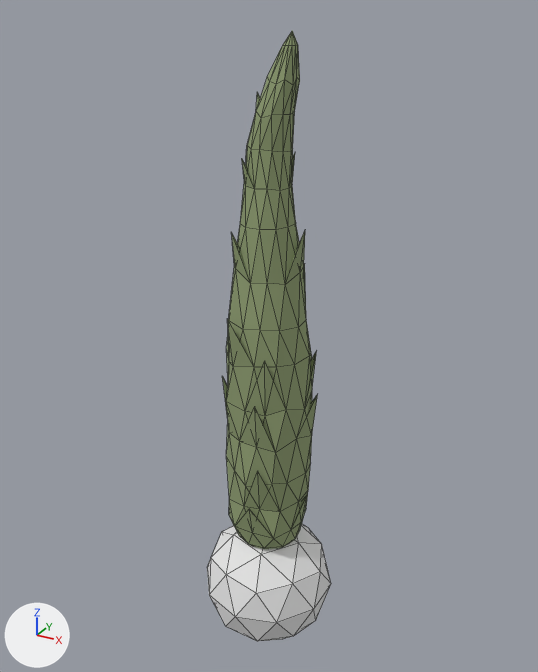
Two versions of the glTF model src/client/assets/props/islands/cypress.glb, one commit apart.
The view is the same before and after, from a camera (50 mm lens) standing at (4.05, -7.34, 8.3) and looking at (-0.09, 0.19, 4.54). The axes (+X, +Y, +Z) are drawn at lower left. The lights are the same throughout. The first picture is the older version. Mesh edges are drawn as thin lines. Vertices at exactly the same position are counted once.

The first picture shows 'cypress.001'.
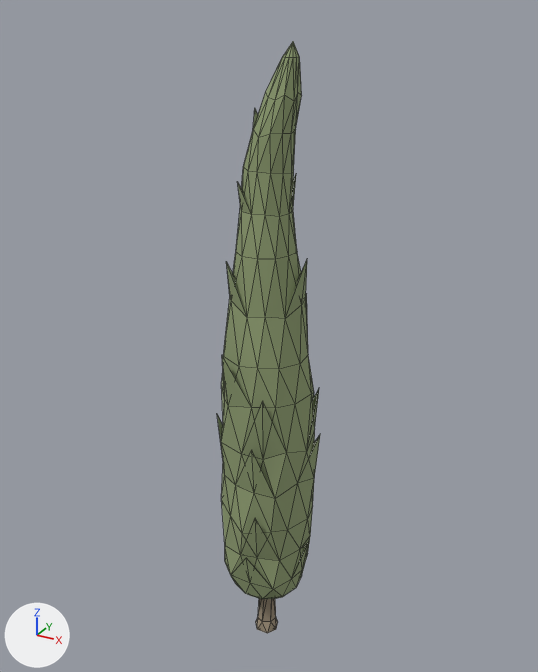
Location of each change, (x1, y1, x2, y2) in pixels of the pictures (538 x 672 px; the box of a moved part takes in the faces that stretch with it):
'cypress.001', reshaped (17% narrower): before (207, 31, 331, 642); after (217, 41, 320, 633)
part 1 of me_cypress, moved or reshaped (not visible before): after (256, 599, 278, 633)
part 2 of me_cypress, moved or reshaped: before (222, 31, 317, 549); after (217, 41, 320, 599)
part 3 of me_cypress, deleted: before (207, 524, 331, 642)

The change, as a list of edits to the scene's bpy script:
```text
Change me_cypress:
    used by ob_cypress_001; location = (0.0, 0.0, 0.0)
    remove me_cypress.from_pydata(...)  # 308 vertices, 589 faces; spans x -0.86..0.86, y -0.9..0.9, z 0.0..8.1
    add me_cypress.from_pydata(...)  # 266 vertices, 509 faces; spans x -0.67..0.67, y -0.67..0.67, z 0.0..8.0
    me_cypress part 1: the loose piece of 21 vertices spanning x -0.15..0.15, y -0.14..0.15, z 0.9..1.84 is scaled about its middle by 1.11, then moved by (-0.01, -0.02, -0.85)
    me_cypress part 2: the loose piece of 245 vertices spanning x -0.59..0.61, y -0.59..0.62, z 1.52..8.1 is scaled about its middle by 1.11, then moved by (-0.01, -0.02, -0.47)
    me_cypress part 3: the loose piece of 42 vertices spanning x -0.86..0.86, y -0.9..0.9, z 0.0..1.8 is deleted
```
